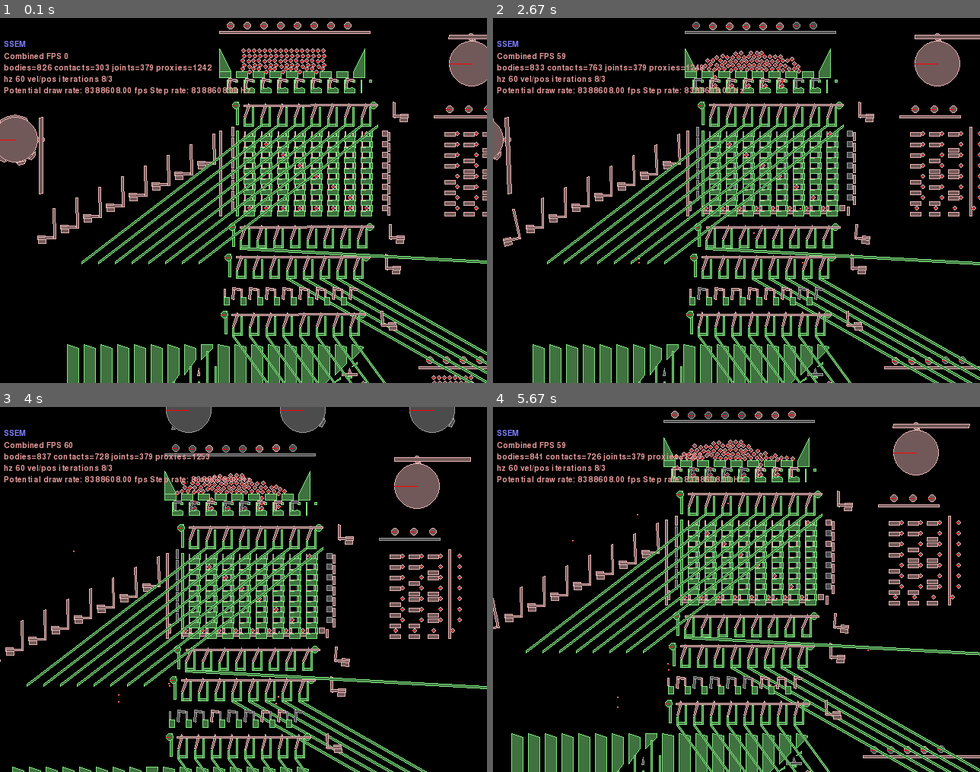
Above: before the commit, frames 1-4 (two rows, left to right).
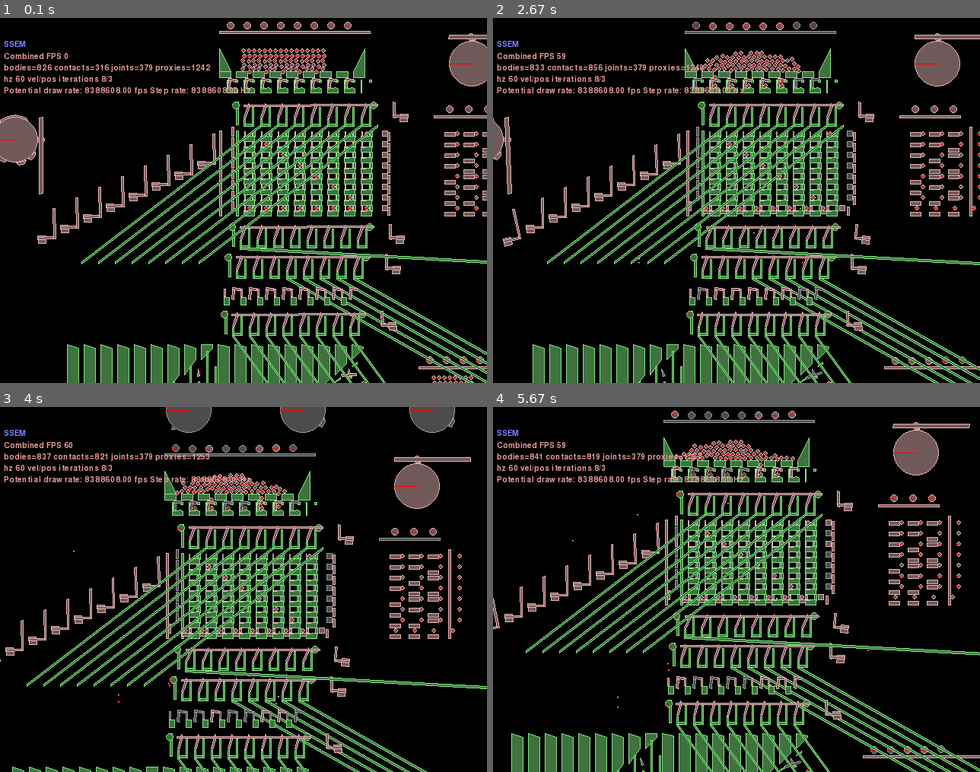
Above: after the commit, the same moments.

Repository: jmacarthur/box2d-ssem
Game: pygame game, started from main.py
The game is run twice, just before and just after one commit, with the same random seed, the same clock (stepped at 60 frames per second) and the same inputs.
Inputs (mouse positions are in pixels of both pictures, inside the frame that each line leads up to):
- Up to frame 1 (0.1 s): no input
- Up to frame 2 (2.67 s): hold Right 0.33-0.8 s; move the mouse to (717, 215) at 0.37 s; hold Up 0.83-1.13 s; move the mouse to (736, 222) at 0.87 s; tap Space at 0.9, 1.23, 1.53, 1.73, 2.03, 2.3, 2.63 s; hold Right 1.17-1.63 s; move the mouse to (785, 280) at 1.2 s; hold Left 1.67-2.2 s; move the mouse to (585, 284) at 1.7 s; hold Down 2.23-2.53 s; move the mouse to (794, 233) at 2.27 s; hold Left from 2.57 s (still down); move the mouse to (746, 76) at 2.6 s
- Up to frame 3 (4 s): tap Space at 2.93, 3.07, 3.47, 3.77 s; release Left at 2.97 s; hold Up 3-3.37 s; move the mouse to (126, 516) at 3.03 s; hold Right from 3.4 s (still down); move the mouse to (219, 684) at 3.43 s
- Up to frame 4 (5.67 s): release Right at 4.03 s; click (736, 633) at 4.12 s; hold Down 4.4-4.77 s; move the mouse to (721, 527) at 4.43 s; tap Space at 4.47, 4.87, 5.17, 5.37 s; hold Left 4.8-5.27 s; move the mouse to (863, 647) at 4.83 s; hold Right from 5.3 s (still down); move the mouse to (668, 512) at 5.33 s

The runs differ from the first frame. In frame 1, 0.3% of the frame differs, in the area x 20-74%, y 12-99%; in frame 2, less than 0.1%; in frame 3, less than 0.1%; in frame 4, 0.2%.

Commit message:
Init pulse to reset all toggles before starting

Diff:
--- a/main.py
+++ b/main.py
@@ -171,8 +171,8 @@
         toggle_shape = [ fixtureDef(shape=makeBox(xpos-10, ypos, 20, 3), density=1.0),
                          fixtureDef(shape=polygonShape(vertices=toggle_divider_polygon), density=1.0) ]
         toggle = self.add_multifixture(toggle_shape)
-        self.revolving_joint(bodyA=toggle, bodyB=attachment_body, anchor=(xpos,ypos), friction=1.0)
-
+        toggle_drive = self.revolving_joint(bodyA=toggle, bodyB=attachment_body, anchor=(xpos,ypos), friction=1.0)
+        self.all_toggle_drives.append(toggle_drive)
         # Bit that goes under the toggle to stop it moving too far
         self.add_static_polygon(box_polygon(6,2), xpos-3, ypos-3)
         return toggle
@@ -596,7 +596,7 @@
                                            motorSpeed = 0.0,
                                            enableMotor = True)
         else:
-            j = self.world.CreateRevoluteJoint(bodyA=bodyA, bodyB=bodyB, anchor=(x*self.scale, y*self.scale))
+            j = self.world.CreateRevoluteJoint(bodyA=bodyA, bodyB=bodyB, anchor=(x*self.scale, y*self.scale), enableMotor = True)
         return j
 
     # End of interface functions
@@ -735,10 +735,12 @@
         super(Memory, self).__init__()
         self.cams_on = False
         self.all_cam_drives = []
+        self.all_toggle_drives = []
         self.scale = 1.0
         self.transfer_bands = []
         self.ball_bearings = []
         self.sequence = 0 # Like step count but only increments when cams are on
+        self.init_pulse = 0 # A small counter for use at startup to reset the toggles
 
         groundBox = makeBox(-20,-500,1,1)
         groundBody = self.world.CreateStaticBody(shapes=groundBox)
@@ -893,6 +895,15 @@
                                     filter=filters[plane])]
 
                             ),plane)
+        if self.init_pulse < 25:
+            for d in self.all_toggle_drives:
+                d.motorSpeed = -10
+        elif self.init_pulse < 50:
+            for d in self.all_toggle_drives:
+                d.motorSpeed = 0
+        if self.init_pulse == 100:
+            print("Initialization complete")
+        self.init_pulse += 1
 
         if self.cams_on: self.sequence += 1
         angleTarget = (self.sequence*math.pi*2/10000.0)
